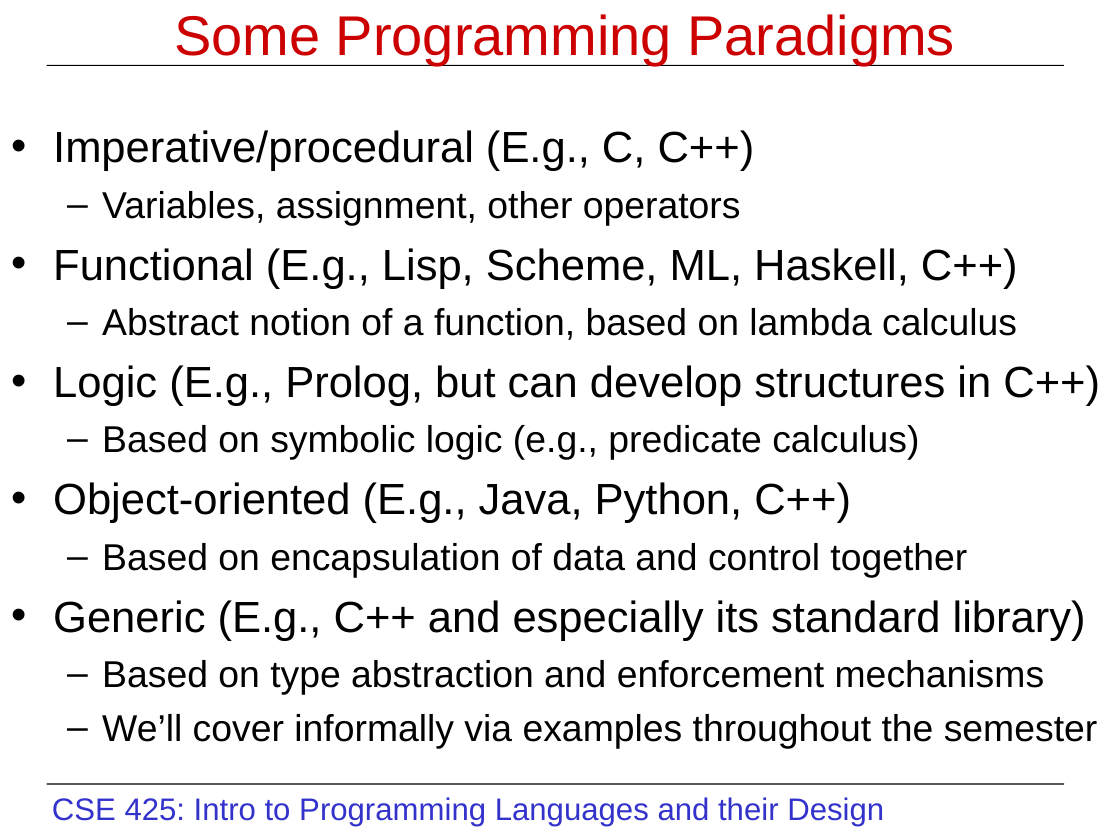
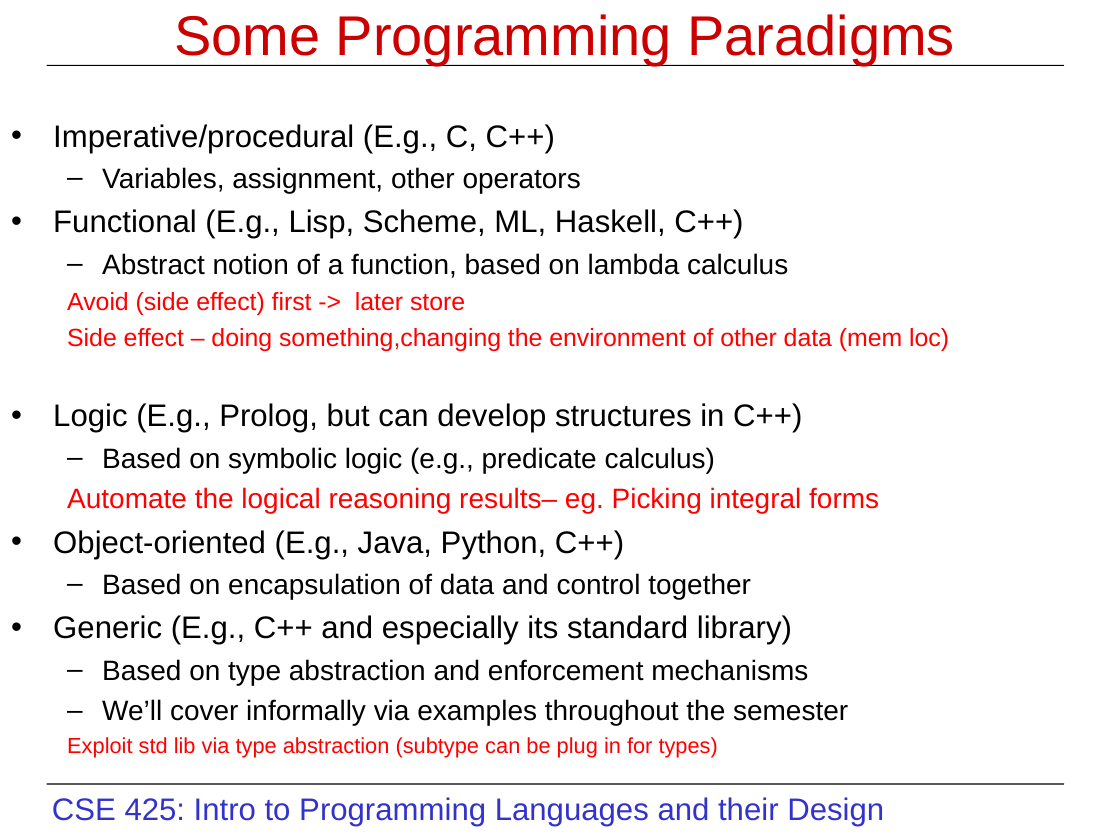
Before and after one commit to BazzalSeed/Programming-Systems-and-Languages, a slide deck: slide 6 of Classes/Class1/programming_languages_intro.ppt. Drawn at 1120x840 pixels with LibreOffice and Linux fonts; fonts in the diff are those of the drawing. Boxes give left, top, right and bottom in pixels: in the first picture for what was removed or moved away, otherwise in the second. Text is boxed around its words. In the diff, an @@ line names an element or a change of style, - is before the commit and + after.

```diff
--- a/Classes/Class1/programming_languages_intro.ppt
+++ b/Classes/Class1/programming_languages_intro.ppt
@@ text at box(53, 124, 848, 725): size 28 to 20 pt in "Imperative/procedural (E.g., C, C++)", "Functional (E.g., Lisp, Scheme, ML, Haskell, C++)", "Logic (E.g., Prolog, but can develop structures ...", "Object-oriented (E.g., Java, Python, C++)" and 1 more places; size 24 to 18 pt in "Variables, assignment, other operators", "Abstract notion of a function, based on ...", "Based on symbolic logic (e.g., predicate calculus)", "Based on encapsulation of data and control ..." and 2 more places; less space between paragraphs @@
@@ text at box(67, 292, 949, 351): paragraphs added @@
+  Avoid (side effect) first -> later store
+  Side effect – doing something,changing the environment of other data (mem loc)
@@ text at box(67, 487, 879, 513): paragraph added @@
+  Automate the logical reasoning results– eg. Picking integral forms
@@ text at box(67, 737, 718, 758): paragraph added @@
+  Exploit std lib via type abstraction (subtype can be plug in for types)
```
Also in this commit, not shown: 2 other slides changed, 4 other files.
